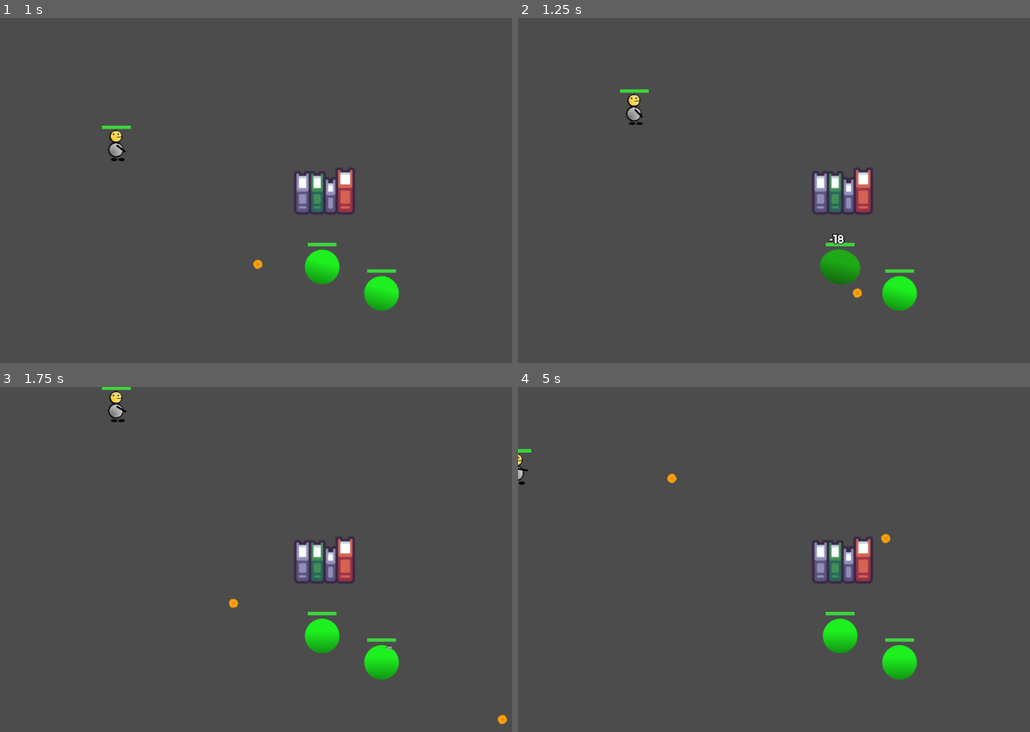
Above: before the commit, frames 1-4 (two rows, left to right).
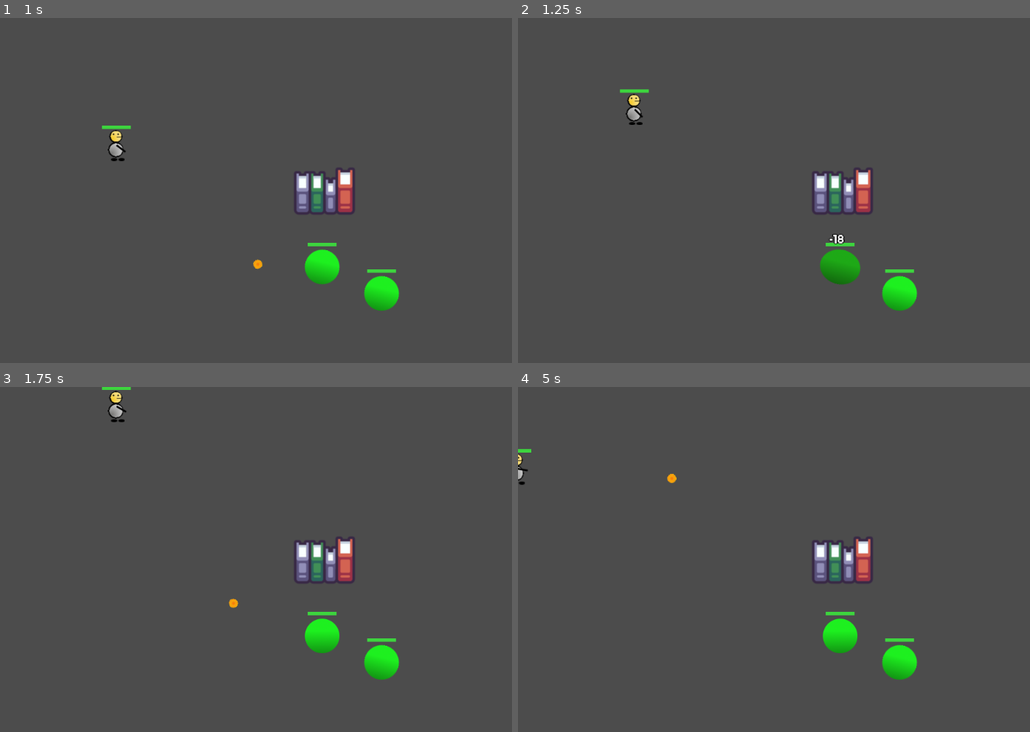
Above: after the commit, the same moments.

Repository: NPGodotEngine/Hack_And_Slash
Game: Godot game, scene res://Levels/TestLevel.tscn
Two runs of this game, one before a commit and one after it. Both use one fixed random seed, a clock stepped at 60 frames per second and the inputs below. The project has no main scene, so this scene is started directly.
Inputs (mouse positions are in pixels of both pictures, inside the frame that each line leads up to):
- Up to frame 1 (1 s): tap Enter at 0.5 s; move the mouse to (266, 259) at 0.52 s; press the mouse at (266, 259) at 0.53 s; hold W (move_up) from 0.53 s (still down)
- Up to frame 2 (1.25 s): keep holding W (move_up)
- Up to frame 3 (1.75 s): keep holding W (move_up); move the mouse to (471, 611) at 1.27 s; release the mouse at (471, 611) at 1.28 s; right-click (471, 611) at 1.35 s
- Up to frame 4 (5 s): move the mouse to (635, 507) at 2.02 s; release W (move_up) at 2.03 s; press the mouse at (635, 507) at 2.03 s; hold A (move_left) 2.03-3.53 s; move the mouse to (840, 559) at 2.77 s; release the mouse at (840, 559) at 2.78 s; right-click (840, 559) at 2.85 s; tap Space at 3.5 s; move the mouse to (722, 473) at 3.52 s; press the mouse at (722, 473) at 3.53 s; hold S (move_down) 3.53-4.28 s; move the mouse to (942, 542) at 4.27 s; release the mouse at (942, 542) at 4.28 s; hold D (move_right) from 4.28 s (still down); right-click (942, 542) at 4.35 s

Frame 1 is identical in both runs. In frame 2, less than 0.1% of the frame differs, in the area x 65-68%, y 78-82%; in frame 3, less than 0.1%, in the area x 71-100%, y 74-98%; in frame 4, less than 0.1%.

Commit message:
Design: Adjust penetation chacne for FireBulletSkill

Diff:
--- a/Levels/TestLevel.tscn
+++ b/Levels/TestLevel.tscn
@@ -24,7 +24,7 @@
 position = Vector2( 202, 344 )
 collision_mask = 3
 _base_damage = 12
-_critical_strike_chance = 0.173
+_critical_strike_chance = 0.17
 
 [node name="Dummy" parent="." instance=ExtResource( 3 )]
 position = Vector2( 559, 447 )
--- a/Skills/Projectile/FireBulletSkill/FireBulletSkill.tscn
+++ b/Skills/Projectile/FireBulletSkill/FireBulletSkill.tscn
@@ -10,7 +10,7 @@
 damage_multiplier = 1.5
 projectile_scene = ExtResource( 2 )
 projectile_speed = 600.0
-projectile_penetration = 0.7
+projectile_penetration = 0.25
 projectile_life_span = 1.5
 max_projectile_size = 3
 
